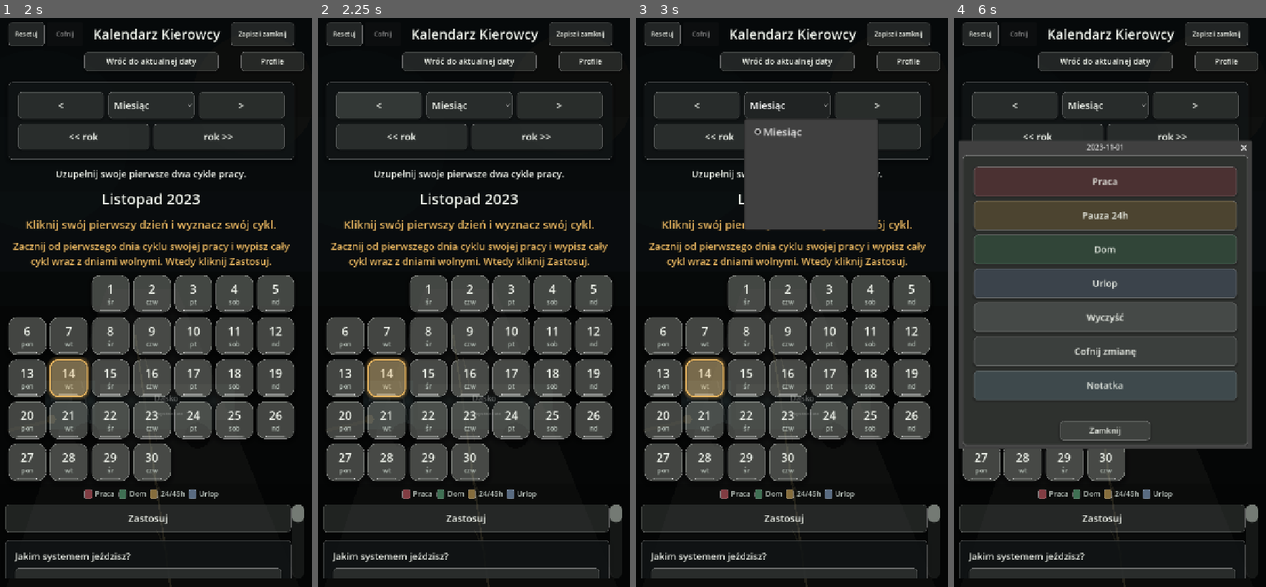
Above: before the commit, frames 1-4 (left to right).
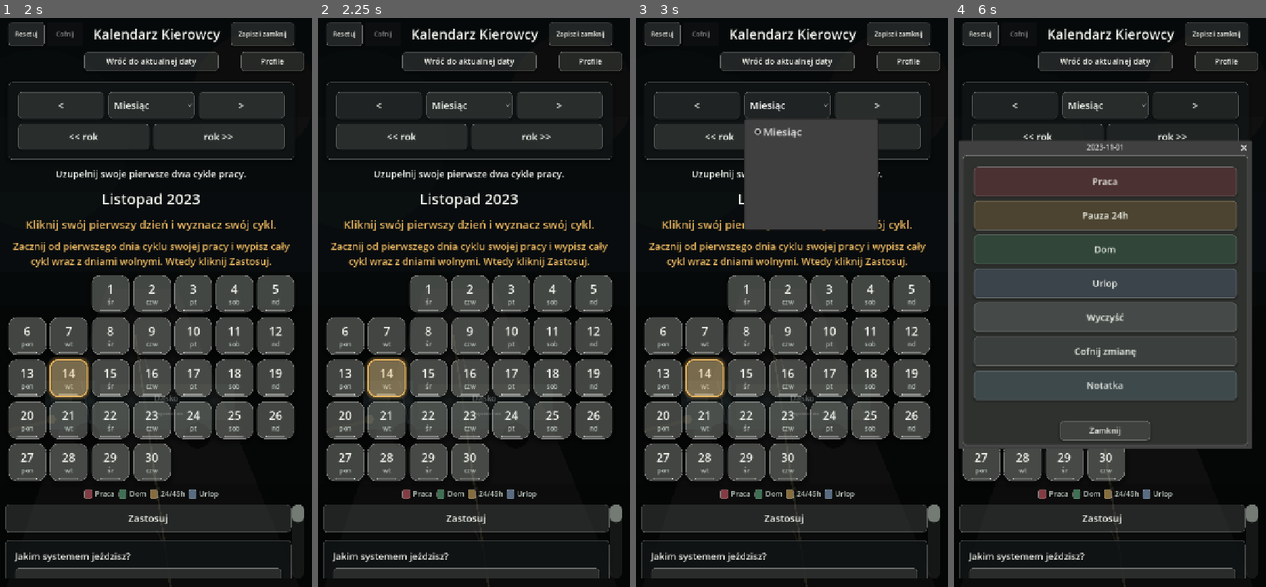
Above: after the commit, the same moments.

Repository: ElKlient/IDOL-Genesis
Game: Godot game, scene res://scenes/main.tscn
Two runs of this game, one before a commit and one after it. Both use one fixed random seed, a clock stepped at 60 frames per second and the inputs below.
Inputs (mouse positions are in pixels of both pictures, inside the frame that each line leads up to):
- Up to frame 1 (2 s): click "Zapisz i zamknij" at 0.5 s; click "Cofnij" at 1.25 s
- Up to frame 2 (2.25 s): click "<" at 2 s
- Up to frame 3 (3 s): click "Miesiąc" at 2.75 s
- Up to frame 4 (6 s): click ">" at 3.5 s; click "<< rok" at 4.25 s; click "rok >>" at 5 s; click (1063, 291) at 5.77 s

Frame 1 is identical in both runs. In frame 2, less than 0.1% of the frame differs, in the area x 5-34%, y 12-18%; in frame 3, less than 0.1%; in frame 4, less than 0.1%.

Commit message:
Require clean taps for month buttons

Diff:
--- a/scripts/main.gd
+++ b/scripts/main.gd
@@ -39,6 +39,9 @@
 const SETTINGS_PATH := "user://driver_calendar.cfg"
 const TOUCH_DRAG_CANCEL_DISTANCE := 8.0
 const TAP_BLOCK_AFTER_DRAG_MS := 450
+const NAVIGATION_TAP_MAX_MS := 300
+const NAVIGATION_TAP_MOVE_LIMIT := 6.0
+const NAVIGATION_TAP_SCROLL_LIMIT := 1.0
 const NAVIGATION_BLOCK_AFTER_SCROLL_MS := 1600
 const TOUCH_SCROLL_DEADZONE_MENU := 18
 const RETURN_TODAY_BUTTON_TOP := 84
@@ -2856,12 +2859,7 @@
 	if not navigation_buttons.has(button):
 		navigation_buttons.append(button)
 	button.mouse_filter = Control.MOUSE_FILTER_PASS
-	button.gui_input.connect(_handle_navigation_button_input.bind(button))
-	button.pressed.connect(func() -> void:
-		if _tap_is_blocked():
-			return
-		_run_navigation_button_action(action)
-	)
+	button.gui_input.connect(_handle_navigation_button_input.bind(button, action))
 
 
 func _prepare_calendar_drag_blocker(control: Control) -> void:
@@ -2884,14 +2882,116 @@
 	get_viewport().set_input_as_handled()
 
 
-func _handle_navigation_button_input(event: InputEvent, button: BaseButton) -> void:
-	if not _event_is_drag_motion(event):
+func _handle_navigation_button_input(event: InputEvent, button: BaseButton, action: Callable) -> void:
+	if event is InputEventScreenTouch:
+		var touch := event as InputEventScreenTouch
+		if touch.pressed:
+			_begin_navigation_button_tap(button, touch.position)
+		else:
+			_finish_navigation_button_tap(button, action, touch.position)
+	elif event is InputEventMouseButton:
+		var mouse_button := event as InputEventMouseButton
+		if mouse_button.button_index != MOUSE_BUTTON_LEFT:
+			return
+		if mouse_button.pressed:
+			_begin_navigation_button_tap(button, mouse_button.position)
+		else:
+			_finish_navigation_button_tap(button, action, mouse_button.position)
+	elif _event_is_drag_motion(event):
+		_cancel_navigation_button_tap_if_moved(button, _event_pointer_position(event))
+
+
+func _begin_navigation_button_tap(button: BaseButton, position: Vector2) -> void:
+	button.set_meta("nav_press_position", position)
+	button.set_meta("nav_press_global_position", button.get_global_mouse_position())
+	button.set_meta("nav_press_generation", touch_drag_block_generation)
+	button.set_meta("nav_press_msec", int(Time.get_ticks_msec()))
+	button.set_meta("nav_press_scroll", _current_vertical_scroll())
+
+
+func _finish_navigation_button_tap(button: BaseButton, action: Callable, position: Vector2) -> void:
+	var clean_tap := _navigation_button_tap_is_clean(button, position)
+	_clear_navigation_button_tap(button)
+	button.set_pressed_no_signal(false)
+	accept_event()
+
+	if not clean_tap:
+		get_viewport().set_input_as_handled()
+		return
+
+	get_viewport().set_input_as_handled()
+	_run_navigation_button_action(action)
+
+
+func _cancel_navigation_button_tap_if_moved(button: BaseButton, position: Vector2) -> void:
+	if not button.has_meta("nav_press_position"):
+		_block_touch_drag_actions()
+		button.set_pressed_no_signal(false)
+		_lock_horizontal_scroll_deferred()
+		return
+
+	var start_position: Vector2 = button.get_meta("nav_press_position", position)
+	var start_global_position: Vector2 = button.get_meta("nav_press_global_position", button.get_global_mouse_position())
+	var event_moved := start_position.distance_to(position) > NAVIGATION_TAP_MOVE_LIMIT
+	var global_moved := start_global_position.distance_to(button.get_global_mouse_position()) > NAVIGATION_TAP_MOVE_LIMIT
+	if not event_moved and not global_moved:
 		return
 
 	_block_touch_drag_actions()
+	_clear_navigation_button_tap(button)
 	button.set_pressed_no_signal(false)
 	_lock_horizontal_scroll_deferred()
-	get_viewport().set_input_as_handled()
+
+
+func _navigation_button_tap_is_clean(button: BaseButton, position: Vector2) -> bool:
+	if _tap_is_blocked():
+		return false
+	if not button.has_meta("nav_press_position"):
+		return false
+
+	var start_generation := int(button.get_meta("nav_press_generation", touch_drag_block_generation))
+	if start_generation != touch_drag_block_generation:
+		return false
+
+	var start_msec := int(button.get_meta("nav_press_msec", int(Time.get_ticks_msec())))
+	if int(Time.get_ticks_msec()) - start_msec > NAVIGATION_TAP_MAX_MS:
+		return false
+
+	var start_scroll := float(button.get_meta("nav_press_scroll", _current_vertical_scroll()))
+	if absf(_current_vertical_scroll() - start_scroll) > NAVIGATION_TAP_SCROLL_LIMIT:
+		return false
+
+	var start_position: Vector2 = button.get_meta("nav_press_position", position)
+	if start_position.distance_to(position) > NAVIGATION_TAP_MOVE_LIMIT:
+		return false
+
+	var start_global_position: Vector2 = button.get_meta("nav_press_global_position", button.get_global_mouse_position())
+	if start_global_position.distance_to(button.get_global_mouse_position()) > NAVIGATION_TAP_MOVE_LIMIT:
+		return false
+
+	return true
+
+
+func _event_pointer_position(event: InputEvent) -> Vector2:
+	if event is InputEventScreenTouch:
+		return (event as InputEventScreenTouch).position
+	if event is InputEventScreenDrag:
+		return (event as InputEventScreenDrag).position
+	if event is InputEventMouseButton:
+		return (event as InputEventMouseButton).position
+	if event is InputEventMouseMotion:
+		return (event as InputEventMouseMotion).position
+	if event is InputEventPanGesture:
+		return (event as InputEventPanGesture).position
+
+	return get_viewport().get_mouse_position()
+
+
+func _current_vertical_scroll() -> float:
+	if main_scroll == null:
+		return 0.0
+
+	return float(main_scroll.scroll_vertical)
 
 
 func _run_navigation_button_action(action: Callable) -> void:
@@ -3064,6 +3164,16 @@
 	if not is_instance_valid(button):
 		return
 
+	if button.has_meta("nav_press_position"):
+		button.remove_meta("nav_press_position")
+	if button.has_meta("nav_press_global_position"):
+		button.remove_meta("nav_press_global_position")
+	if button.has_meta("nav_press_generation"):
+		button.remove_meta("nav_press_generation")
+	if button.has_meta("nav_press_msec"):
+		button.remove_meta("nav_press_msec")
+	if button.has_meta("nav_press_scroll"):
+		button.remove_meta("nav_press_scroll")
 	if not button.toggle_mode:
 		button.set_pressed_no_signal(false)
 
